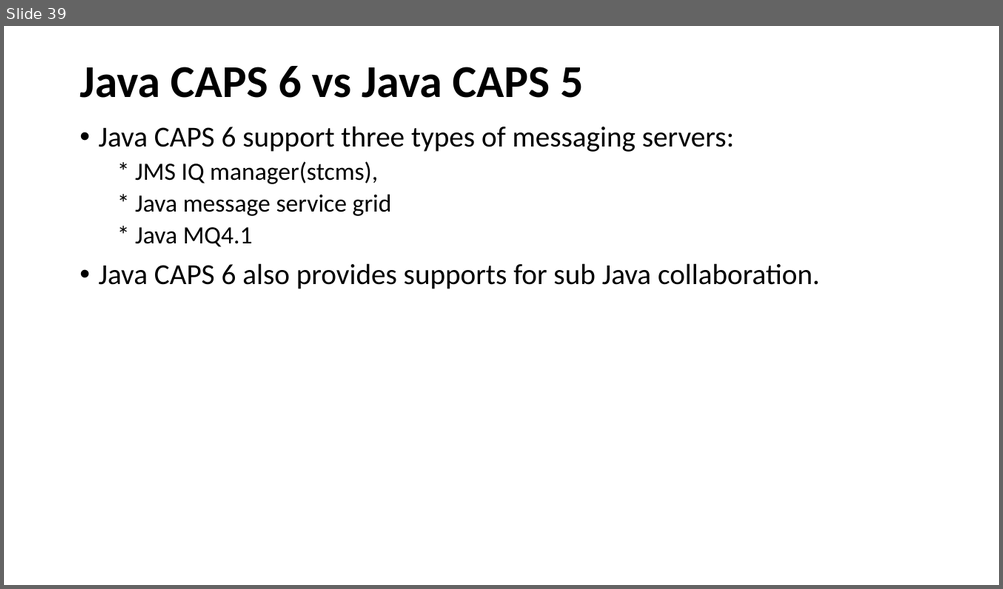
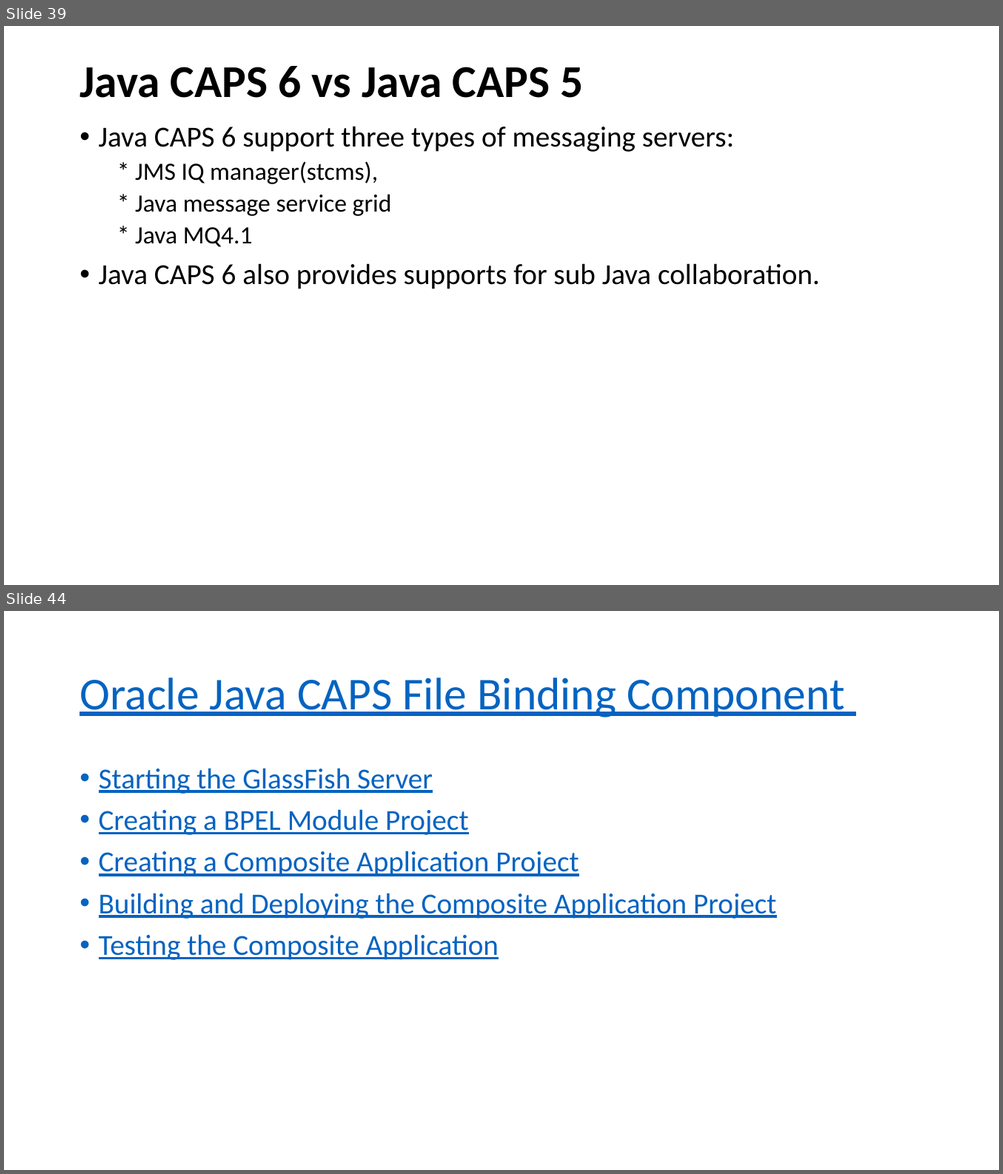
Before and after one commit to eswaribala/jcaps, a slide deck: JCAPS_63.pptx. Shown one above the other, each under a label of ours: slide 39 before the commit, slides 39 and 44 after it; the slides between them are not shown. The pictures are 1003x589 and 1003x1174 pixels, drawn with LibreOffice and Linux fonts; fonts in the diff are those of the drawing. Boxes give left, top, right and bottom in pixels: in the first picture for what was removed or moved away, otherwise in the second. Text is boxed around its words. In the diff, an @@ line names an element or a change of style, - is before the commit and + after.

```diff
--- a/JCAPS_63.pptx
+++ b/JCAPS_63.pptx
@@ slide 44 added at (x1=4, y1=611, x2=999, y2=1170), background #FFFFFF @@
@@ title added at (x1=79, y1=678, x2=845, y2=718), 44 pt, text #0563C1, underline @@
+Oracle Java CAPS File Binding Component
@@ text added at (x1=99, y1=768, x2=776, y2=960), 28 pt, text #0563C1, underline @@
+• Starting the GlassFish Server
+• Creating a BPEL Module Project
+• Creating a Composite Application Project
+• Building and Deploying the Composite Application Project
+• Testing the Composite Application
```
Also in this commit, not shown: 6 other slides added.
